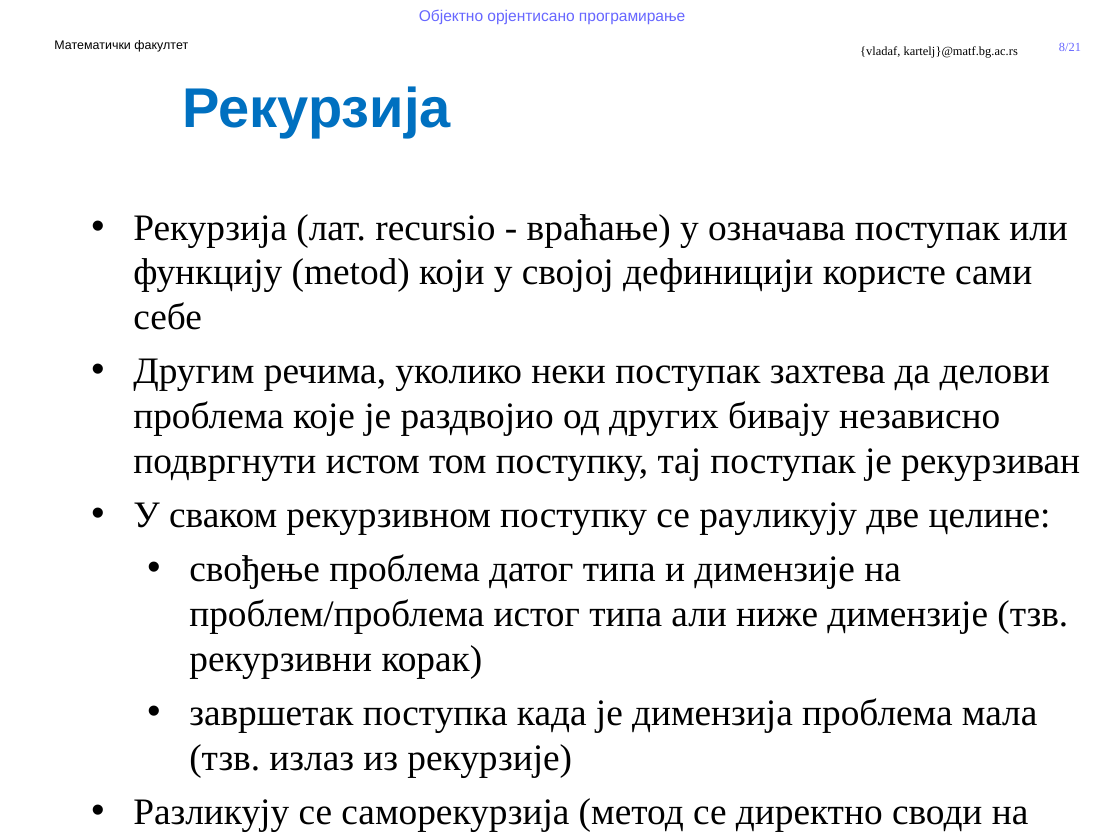
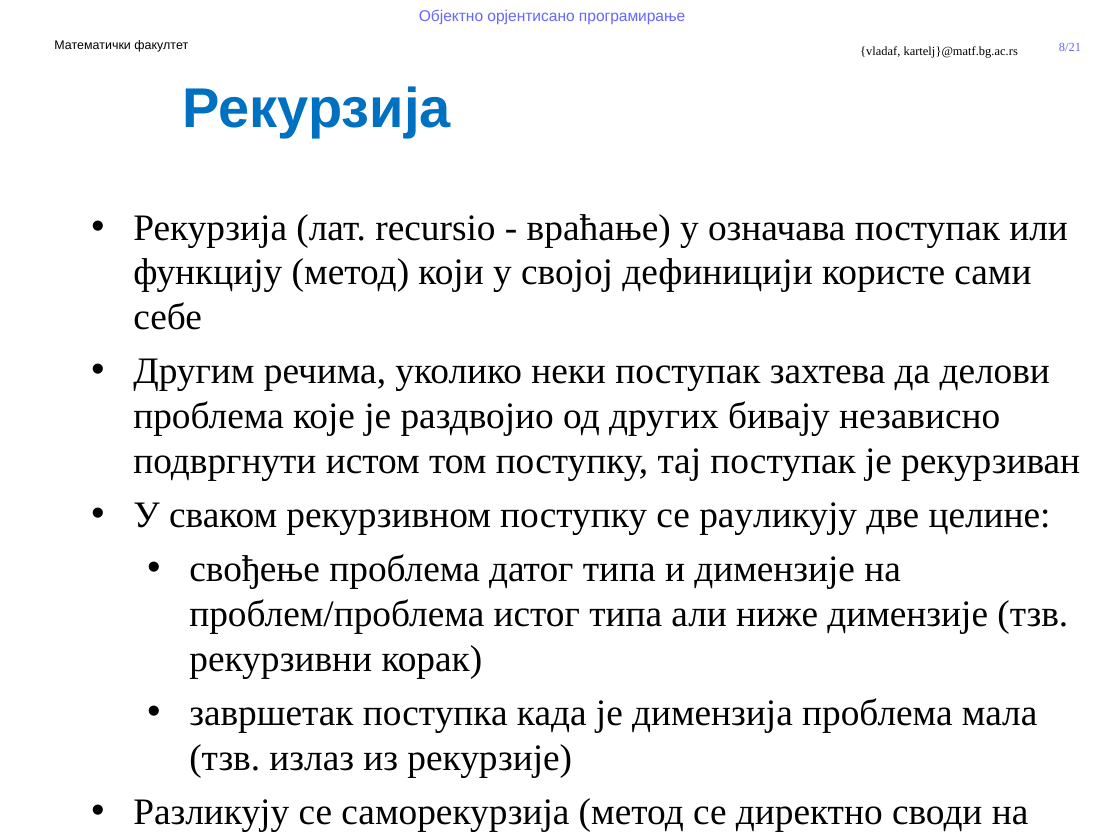
Before and after one commit to MatfOOP/OOP, a slide deck: slide 8 of predavanja/prezentacije/OOP07-1-Predefinisani tipovi u Javi.pptx. Drawn at 1120x840 pixels with LibreOffice and Linux fonts; fonts in the diff are those of the drawing; background and template pictures are left out. Boxes give left, top, right and bottom in pixels: in the first picture for what was removed or moved away, otherwise in the second. Text is boxed around its words. In the diff, an @@ line names an element or a change of style, - is before the commit and + after.

```diff
--- a/predavanja/prezentacije/OOP07-1-Predefinisani tipovi u Javi.pptx
+++ b/predavanja/prezentacije/OOP07-1-Predefinisani tipovi u Javi.pptx
@@ text at <box>133,214,1068,330</box>: text changed @@
-• Рекурзија (лат. recursio - враћање) у означава поступак или функцију (metod) који у својој дефиницији користе сами себе
+• Рекурзија (лат. recursio - враћање) у означава поступак или функцију (метод) који у својој дефиницији користе сами себе
```
Also in this commit, not shown: 5 other slides changed, 8 other files.
